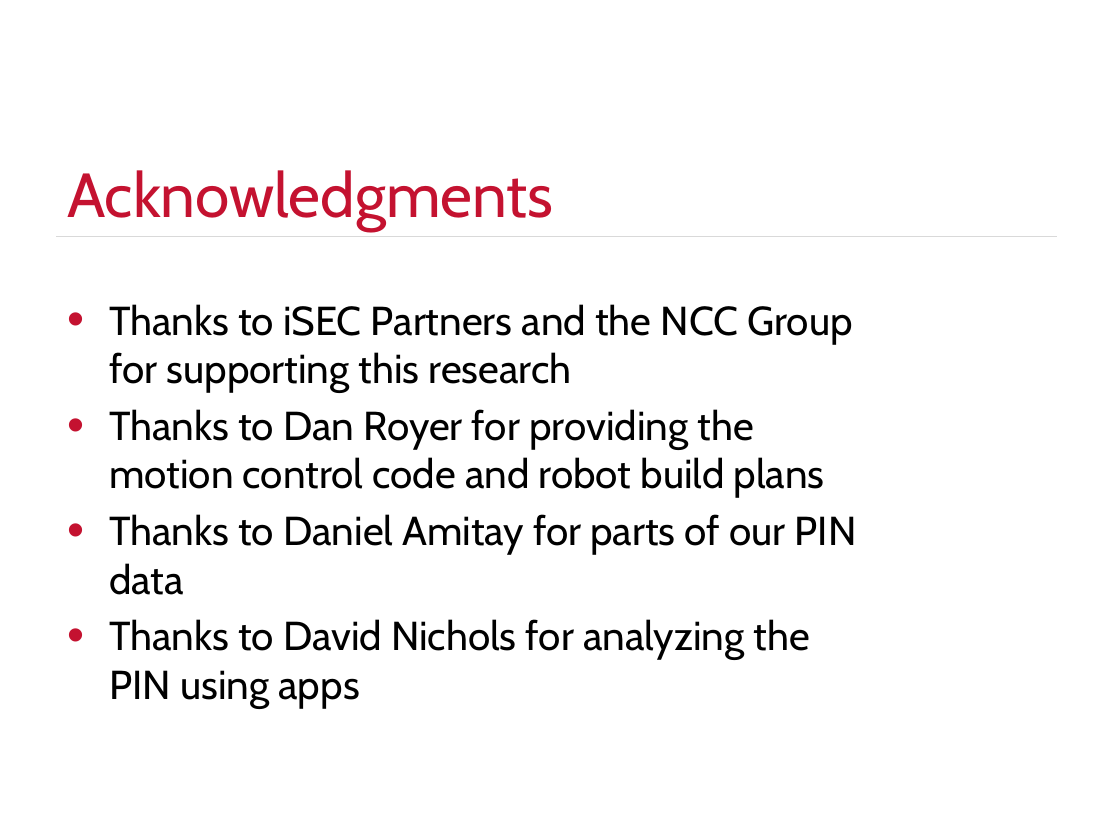
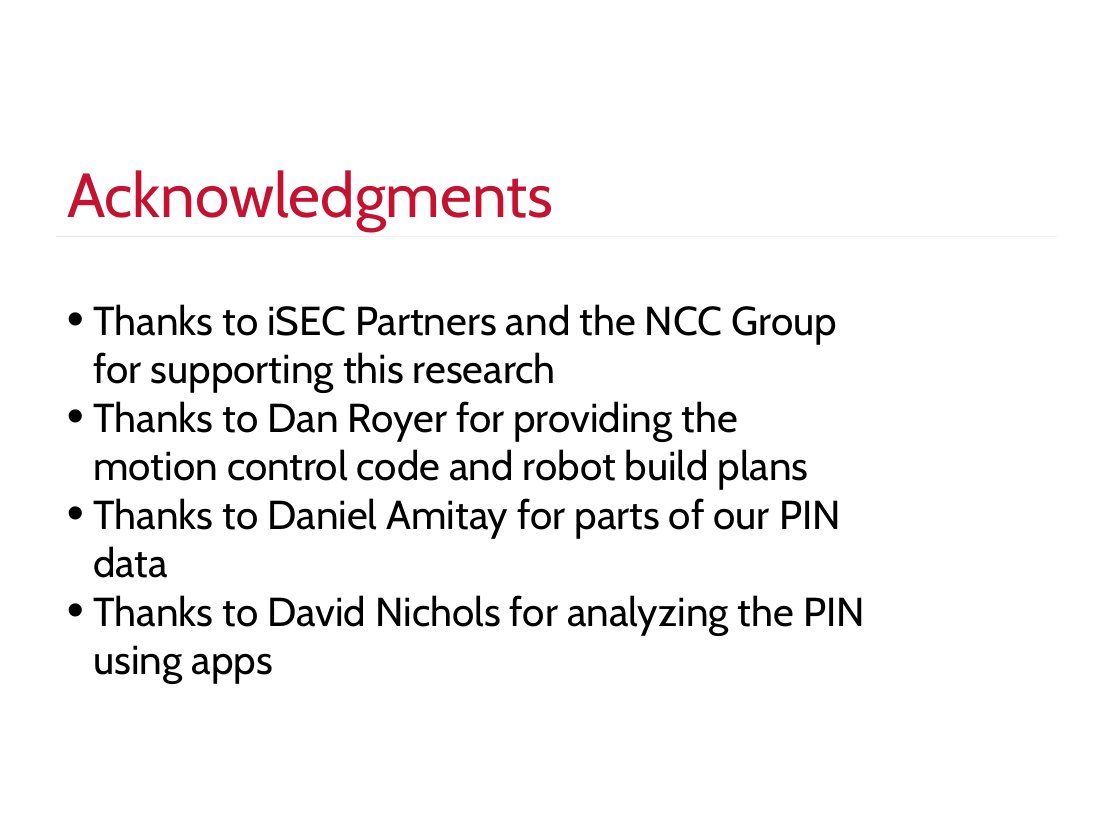
Before and after one commit to justinengler/BruteController, a slide deck: slide 23 of Automated PIN Cracking.pptx (slide 25 before the commit). Drawn at 1120x840 pixels with LibreOffice and Linux fonts; fonts in the diff are those of the drawing; background and template pictures are left out. Boxes give left, top, right and bottom in pixels: in the first picture for what was removed or moved away, otherwise in the second. Text is boxed around its words. In the diff, an @@ line names an element or a change of style, - is before the commit and + after.

```diff
--- a/Automated PIN Cracking.pptx
+++ b/Automated PIN Cracking.pptx
@@ line (56, 236) - (1057, 236): stroke #D9D9D9 0.25 pt to #D9D9D9 0.26 pt @@
@@ text "Thanks to iSEC Partners and ..." at box(93, 304, 865, 684): indent changed; less space between paragraphs @@
```
Also in this commit, not shown: 17 other slides changed, 5 slides added, 7 slides removed.
